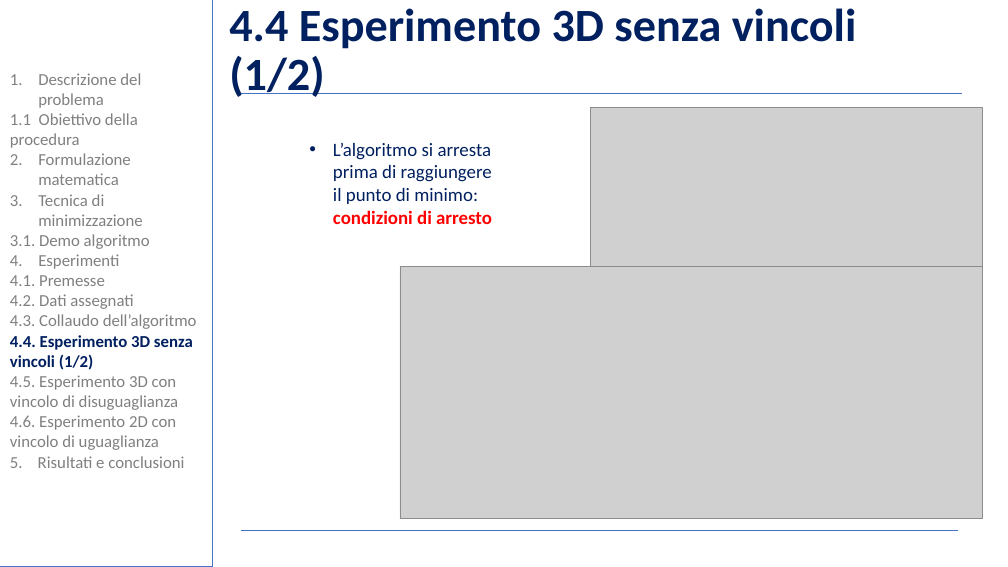
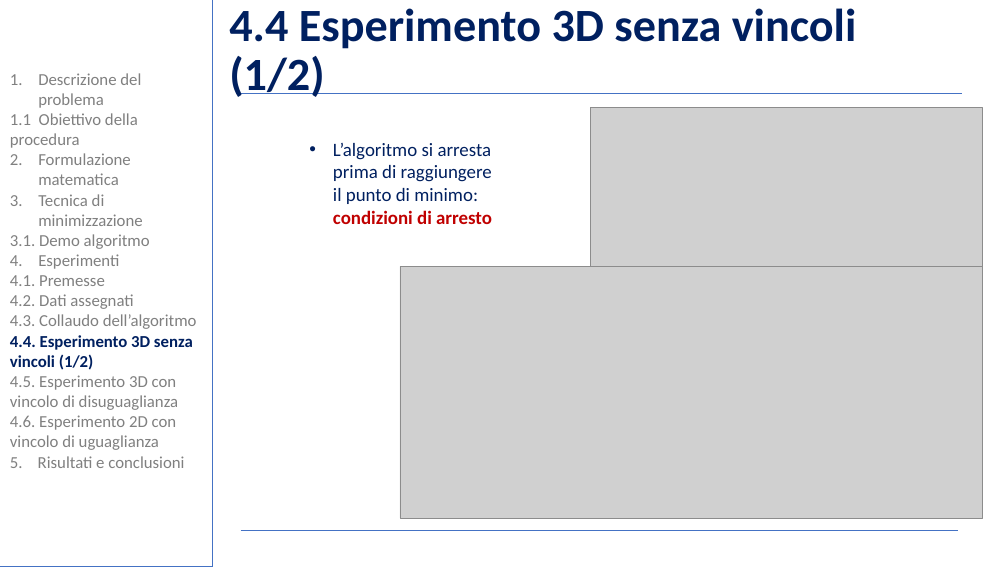
Before and after one commit to BernardoGiordano/NelderMeadMethod, a slide deck: slide 14 of writeup/Slides.pptx. Drawn at 1008x567 pixels with LibreOffice and Linux fonts; fonts in the diff are those of the drawing; grey boxes stand for pictures; background and template pictures are left out. Boxes give left, top, right and bottom in pixels: in the first picture for what was removed or moved away, otherwise in the second. Text is boxed around its words. In the diff, an @@ line names an element or a change of style, - is before the commit and + after.

```diff
--- a/writeup/Slides.pptx
+++ b/writeup/Slides.pptx
@@ text "L’algoritmo si arresta prima di ..." at (x1=333, y1=143, x2=492, y2=224): text colour #FF0000 to #C00000 in "condizioni di arresto" @@
```
Also in this commit, not shown: 6 other slides changed, 1 slide added, 1 other file.
